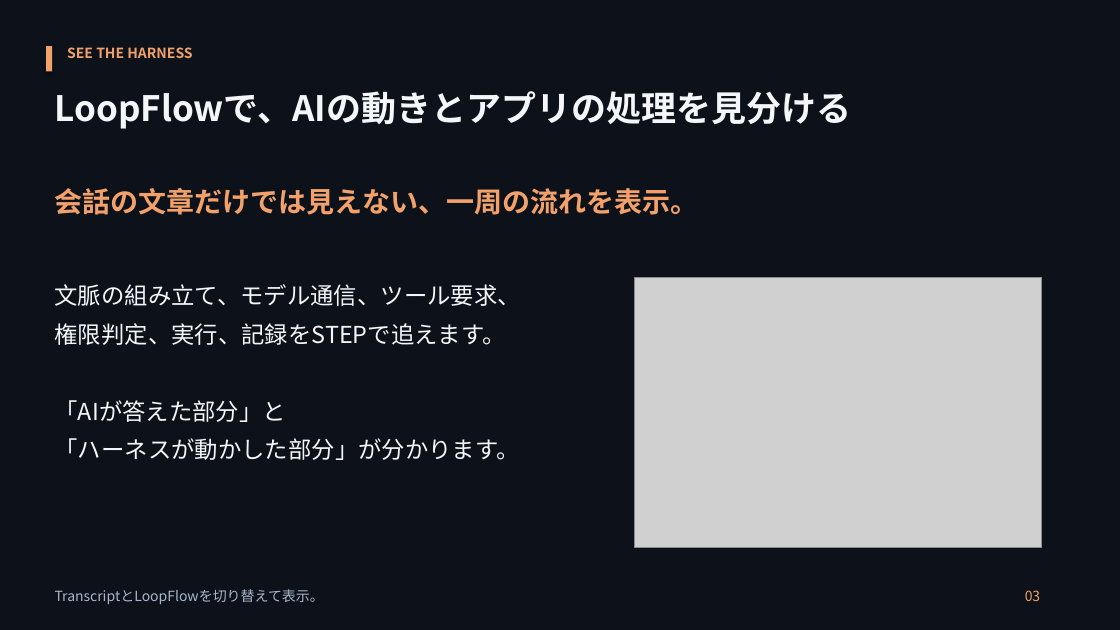
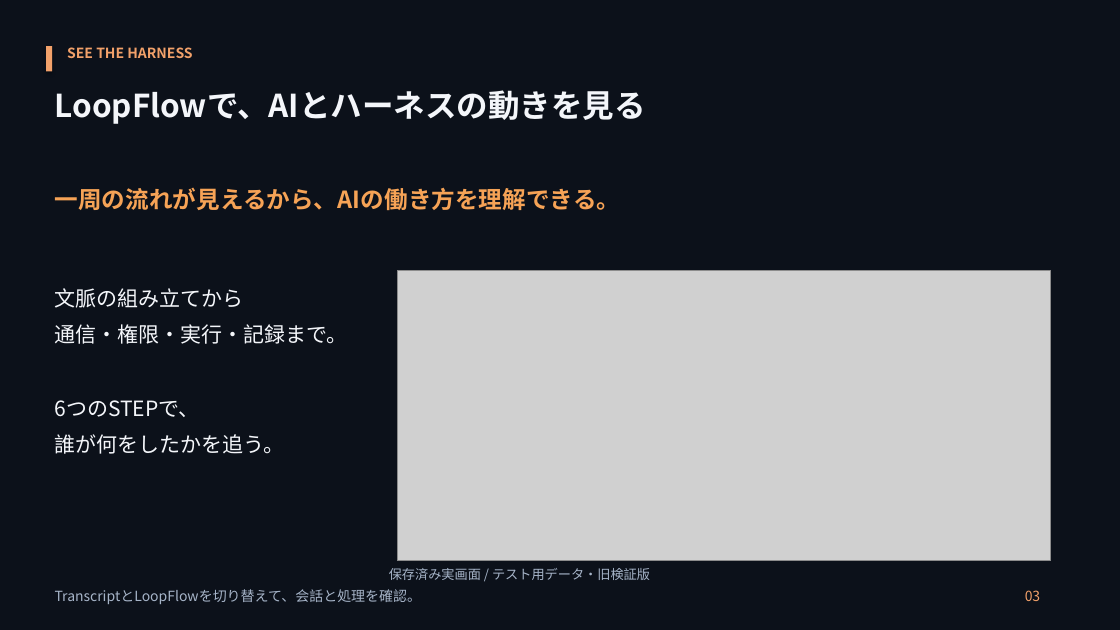
Before and after one commit to hiroto-k0306/Xharness, a slide deck: slide 3 of docs/presentations/20261008/XHarness-introduction-final.pptx. Drawn at 1120x630 pixels with LibreOffice and Linux fonts; fonts in the diff are those of the drawing; grey boxes stand for pictures. Boxes give left, top, right and bottom in pixels: in the first picture for what was removed or moved away, otherwise in the second. Text is boxed around its words. In the diff, an @@ line names an element or a change of style, - is before the commit and + after.

Commit message:
docs: 紹介資料を実画面中心に更新

```diff
--- a/docs/presentations/20261008/XHarness-introduction-final.pptx
+++ b/docs/presentations/20261008/XHarness-introduction-final.pptx
@@ text at [55,90,646,124]: text changed; size 30 to 27 pt @@
-LoopFlowで、AIの動きとアプリの処理を見分ける
+LoopFlowで、AIとハーネスの動きを見る
@@ text at [55,187,621,210]: text changed; size 24 to 20.2 pt; text colour #F2A16A to #F6A356 @@
-会話の文章だけでは見えない、一周の流れを表示。
+一周の流れが見えるから、AIの働き方を理解できる。
@@ text at [55,288,348,454]: text changed; size 20 to 18 pt @@
-文脈の組み立て、モデル通信、ツール要求、
-権限判定、実行、記録をSTEPで追えます。
-「AIが答えた部分」と
-「ハーネスが動かした部分」が分かります。
+文脈の組み立てから
+通信・権限・実行・記録まで。
+6つのSTEPで、
+誰が何をしたかを追う。
@@ picture: place and size @@
-picture at [634,277,1042,548]
+picture at [397,271,1051,561]
@@ text added at [389,568,650,580], 11.2 pt, text #A6B4C8 @@
+保存済み実画面 / テスト用データ・旧検証版
@@ text at [55,589,422,604]: text changed; text colour #A9B7CC to #A6B4C8 @@
-TranscriptとLoopFlowを切り替えて表示。
+TranscriptとLoopFlowを切り替えて、会話と処理を確認。
```
Also in this commit, not shown: 5 other slides changed, 1 slide added, 1 slide removed, 3 other files.
